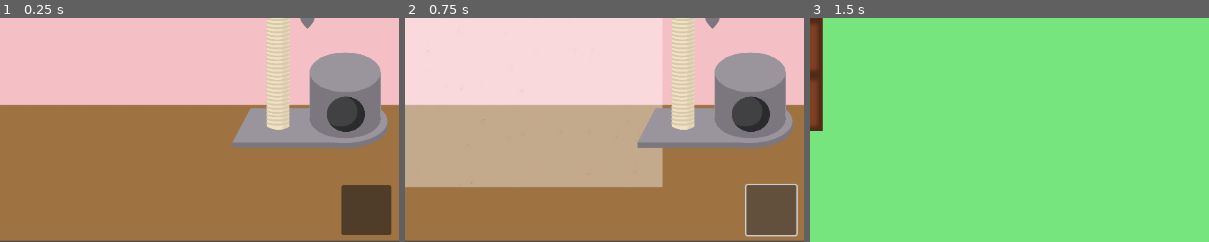
Above: before the commit, frames 1-3 (left to right).
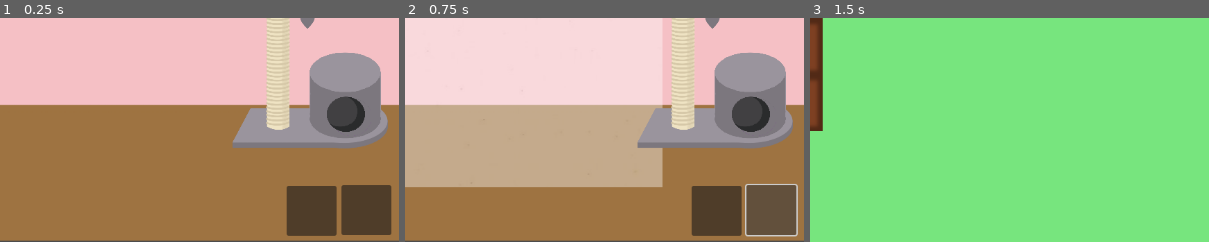
Above: after the commit, the same moments.

Repository: karmeloova/ByteBuddies
Game: Godot game, scene res://Scenes/Rooms/MainRoom.tscn
Two runs of this game, one before a commit and one after it. Both use one fixed random seed, a clock stepped at 60 frames per second and the inputs below.
Inputs (mouse positions are % of the whole screen's width and height, from its top left):
- Up to frame 1 (0.25 s): no input
- Up to frame 2 (0.75 s): click (96, 93) at 0.52 s
- Up to frame 3 (1.5 s): click "Graj" at 1.25 s
The pictures show only the part of the screen within x 50-100%, y 50-100%; the shares and areas given below are measured in that part.

The runs differ from the first frame. In frame 1, 2.8% of the frame differs, in the area x 71-85%, y 75-98%; in frame 2, 2.8%; in frame 3, nothing differs.

Commit message:
Add food item shop

Diff:
--- a/Resources/Food/Apple.tres
+++ b/Resources/Food/Apple.tres
@@ -6,6 +6,6 @@
 script = ExtResource("1_5h4ka")
 id = 0
 food_name = "Apple"
-hungry_points = 0
-price = 0
+hungry_points = 10
+price = 11
 amount = 0
--- /dev/null
+++ b/Resources/Food/Banana.tres
@@ -0,0 +1,11 @@
+[gd_resource type="Resource" script_class="Food_Resource" load_steps=2 format=3 uid="uid://1hv57gh0dnvf"]
+
+[ext_resource type="Script" path="res://Scripts/Resources/Food.gd" id="1_i37hr"]
+
+[resource]
+script = ExtResource("1_i37hr")
+id = 3
+food_name = "Banana"
+hungry_points = 11
+price = 100
+amount = 0
--- /dev/null
+++ b/Resources/Food/Orange.tres
@@ -0,0 +1,11 @@
+[gd_resource type="Resource" script_class="Food_Resource" load_steps=2 format=3 uid="uid://t42e4xahewyu"]
+
+[ext_resource type="Script" path="res://Scripts/Resources/Food.gd" id="1_e2bnm"]
+
+[resource]
+script = ExtResource("1_e2bnm")
+id = 1
+food_name = "Orange"
+hungry_points = 12
+price = 20
+amount = 0
--- /dev/null
+++ b/Resources/Food/Pineapple.tres
@@ -0,0 +1,11 @@
+[gd_resource type="Resource" script_class="Food_Resource" load_steps=2 format=3 uid="uid://b88t70enboo4q"]
+
+[ext_resource type="Script" path="res://Scripts/Resources/Food.gd" id="1_vq5dq"]
+
+[resource]
+script = ExtResource("1_vq5dq")
+id = 2
+food_name = "Pineapple"
+hungry_points = 13
+price = 12
+amount = 0
--- /dev/null
+++ b/Scenes/ItemScene.tscn
@@ -0,0 +1,43 @@
+[gd_scene load_steps=2 format=3 uid="uid://duud7w53gf6rp"]
+
+[sub_resource type="CanvasTexture" id="CanvasTexture_0wf03"]
+
+[node name="ItemScene" type="Node2D"]
+
+[node name="Price" type="Label" parent="."]
+offset_left = 521.0
+offset_top = 6.0
+offset_right = 610.0
+offset_bottom = 48.0
+theme_override_font_sizes/font_size = 30
+text = "10"
+horizontal_alignment = 2
+
+[node name="Image" type="Sprite2D" parent="."]
+position = Vector2(28, 45)
+scale = Vector2(45, 41.5)
+texture = SubResource("CanvasTexture_0wf03")
+
+[node name="Name" type="Label" parent="."]
+offset_left = 57.0
+offset_top = -3.0
+offset_right = 172.0
+offset_bottom = 52.0
+theme_override_font_sizes/font_size = 40
+text = "Name"
+
+[node name="Buy" type="Button" parent="."]
+offset_left = 627.0
+offset_top = 9.0
+offset_right = 698.0
+offset_bottom = 45.0
+theme_override_font_sizes/font_size = 20
+text = "Kup"
+
+[node name="HungryPoints" type="Label" parent="."]
+offset_left = 61.0
+offset_top = 50.0
+offset_right = 170.0
+offset_bottom = 94.0
+theme_override_font_sizes/font_size = 20
+text = "AAAA"
--- a/Scenes/Rooms/MainRoom.tscn
+++ b/Scenes/Rooms/MainRoom.tscn
@@ -14,6 +14,12 @@
 [ext_resource type="Script" path="res://Scripts/Minigames/MinigameButton.gd" id="11_37ado"]
 [ext_resource type="Script" path="res://Scripts/Items/Bowl.gd" id="13_gxamd"]
 [ext_resource type="Script" path="res://Scripts/Items/Scratching_post.gd" id="14_7xxgu"]
+[ext_resource type="Script" path="res://Scenes/Rooms/ShopPanel.gd" id="15_4go0m"]
+[ext_resource type="Script" path="res://Scenes/Rooms/ShopButton.gd" id="16_0rb47"]
+[ext_resource type="Resource" uid="uid://j6obbfxvtx6v" path="res://Resources/Food/Apple.tres" id="16_bd6oq"]
+[ext_resource type="Resource" uid="uid://t42e4xahewyu" path="res://Resources/Food/Orange.tres" id="17_7cdb2"]
+[ext_resource type="Resource" uid="uid://b88t70enboo4q" path="res://Resources/Food/Pineapple.tres" id="18_m58wg"]
+[ext_resource type="Resource" uid="uid://1hv57gh0dnvf" path="res://Resources/Food/Banana.tres" id="19_wcutm"]
 
 [sub_resource type="LabelSettings" id="LabelSettings_03gin"]
 font_size = 250
@@ -151,6 +157,7 @@
 texture_progress = ExtResource("9_mdr1f")
 
 [node name="MinigamesPanel" type="Node2D" parent="."]
+visible = false
 position = Vector2(581, 324)
 script = ExtResource("10_j240k")
 
@@ -246,6 +253,44 @@
 
 [node name="CollisionPolygon2D" type="CollisionPolygon2D" parent="Scratching_post"]
 polygon = PackedVector2Array(919, 245, 932, 226, 965, 216, 1004, 218, 1033, 230, 1039, 246, 1035, 261, 1035, 270, 1019, …(303 unchanged characters)…
+
+[node name="ShopPanel" type="Node2D" parent="."]
+position = Vector2(581, 324)
+script = ExtResource("15_4go0m")
+_food_resources = Array[Resource("res://Scripts/Resources/Food.gd")]([ExtResource("16_bd6oq"), ExtResource("17_7cdb2"), ExtResource("18_m58wg"), ExtResource("19_wcutm")])
+
+[node name="Sprite2D" type="Sprite2D" parent="ShopPanel"]
+modulate = Color(1, 1, 1, 0.392157)
+texture = ExtResource("10_1xqql")
+
+[node name="Food" type="Node2D" parent="ShopPanel"]
+
+[node name="FoodButton" type="Button" parent="ShopPanel/Food"]
+offset_left = -345.0
+offset_top = -224.0
+offset_right = -183.0
+offset_bottom = -130.0
+theme_override_font_sizes/font_size = 50
+text = "Food"
+
+[node name="Foods" type="Node2D" parent="ShopPanel"]
+visible = false
+
+[node name="BackButton" type="Button" parent="ShopPanel/Foods"]
+offset_left = -356.0
+offset_top = -238.0
+offset_right = -311.0
+offset_bottom = -196.0
+
+[node name="ShopButton" type="Node2D" parent="."]
+position = Vector2(1100, 596)
+script = ExtResource("16_0rb47")
+
+[node name="Button" type="Button" parent="ShopButton"]
+offset_left = -110.0
+offset_top = -29.0
+offset_right = -38.0
+offset_bottom = 43.0
 
 [connection signal="timeout" from="Necessities/Timer" to="Necessities" method="_on_timer_timeout"]
 [connection signal="pressed" from="MinigamesPanel/WalkToTarget/WalkToTargetButton" to="MinigamesPanel" method="_on_walk_to_target_button_pressed"]
@@ -258,3 +303,6 @@
 [connection signal="input_event" from="Scratching_post" to="Scratching_post" method="_on_input_event"]
 [connection signal="mouse_entered" from="Scratching_post" to="Scratching_post" method="_on_mouse_entered"]
 [connection signal="mouse_exited" from="Scratching_post" to="Scratching_post" method="_on_mouse_exited"]
+[connection signal="pressed" from="ShopPanel/Food/FoodButton" to="ShopPanel" method="_on_food_button_pressed"]
+[connection signal="pressed" from="ShopPanel/Foods/BackButton" to="ShopPanel" method="_on_back_button_pressed"]
+[connection signal="pressed" from="ShopButton/Button" to="ShopButton" method="_on_button_pressed"]
--- /dev/null
+++ b/Scenes/Rooms/ShopButton.gd
@@ -0,0 +1,15 @@
+extends Node2D
+
+
+# Called when the node enters the scene tree for the first time.
+func _ready():
+	pass # Replace with function body.
+
+
+# Called every frame. 'delta' is the elapsed time since the previous frame.
+func _process(delta):
+	pass
+
+
+func _on_button_pressed():
+	$"../ShopPanel".visible = !$"../ShopPanel".visible
--- /dev/null
+++ b/Scenes/Rooms/ShopPanel.gd
@@ -0,0 +1,34 @@
+extends Node2D
+
+var Item = preload("res://Scenes/ItemScene.tscn")
+var item_instance
+
+@onready var food_node = get_node("Foods")
+
+@export var _food_resources: Array[Food_Resource]
+
+# Called when the node enters the scene tree for the first time.
+func _ready():
+	visible = false
+
+func _on_food_button_pressed():
+	$Food.visible = false
+	food_shop()
+
+func food_shop() :
+	$Foods.visible = true
+	for i in range(_food_resources.size()) :
+		item_instance = Item.instantiate()
+		food_node.add_child(item_instance)
+		item_instance.position = Vector2(-350, -180+80*i)
+		item_instance.get_node("Price").text = str(_food_resources[i].price)
+		item_instance.get_node("HungryPoints").text = "+" + str(_food_resources[i].hungry_points) + "%"
+		#item_instance.get_node("Image").texture = _food_resources[i].image
+		item_instance.get_node("Name").text = str(_food_resources[i].food_name)
+
+
+func _on_back_button_pressed():
+	$Foods.visible = false
+	$Food.visible = true
+	for i in food_node.get_children() :
+		if(i.name != "BackButton") : i.queue_free()
--- /dev/null
+++ b/Scripts/Resources/Levels.gd
@@ -0,0 +1,4 @@
+extends Resource
+
+@export var level : int
+@export var need_exp : int
Not shown: 1 places in Scenes/Rooms/MainRoom.tscn that only renumber resources
